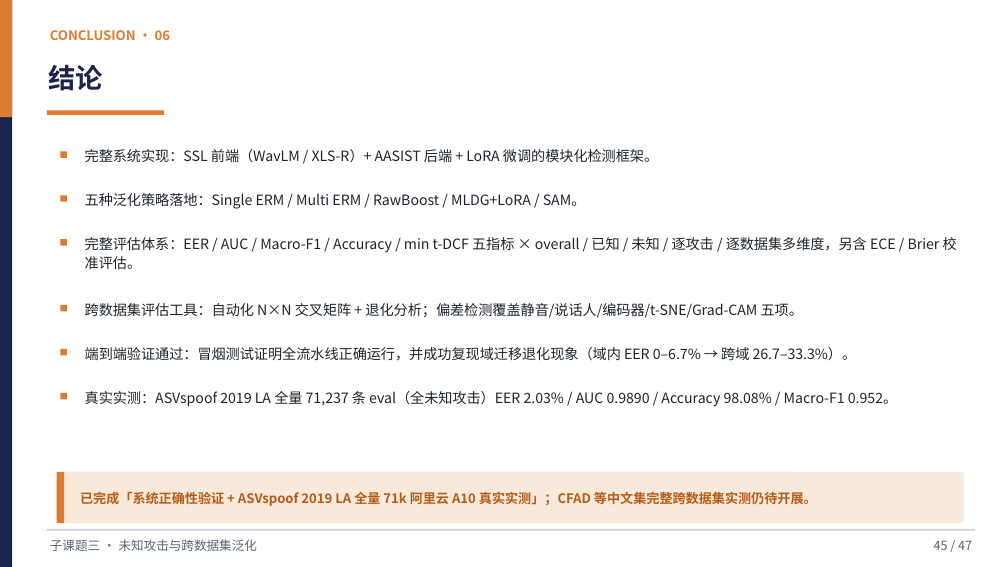
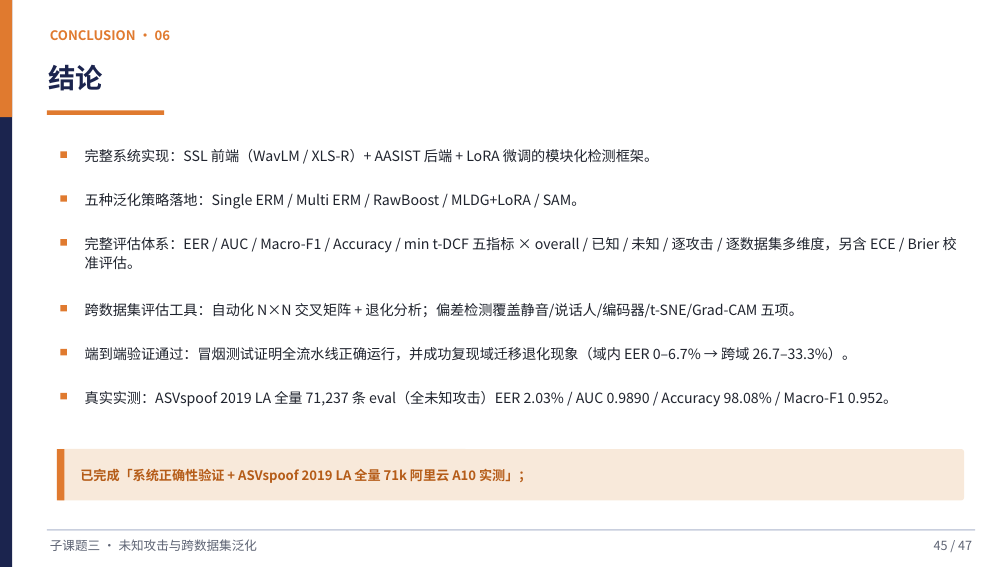
Before and after one commit to Yihuai-Zhang/learngit, a slide deck: slide 44 of 子课题三答辩-未知攻击与跨数据集泛化.pptx (slide 45 before the commit). Drawn at 1008x567 pixels with LibreOffice and Linux fonts; fonts in the diff are those of the drawing. Boxes give left, top, right and bottom in pixels: in the first picture for what was removed or moved away, otherwise in the second. Text is boxed around its words. In the diff, an @@ line names an element or a change of style, - is before the commit and + after.

```diff
--- a/子课题三答辩-未知攻击与跨数据集泛化.pptx
+++ b/子课题三答辩-未知攻击与跨数据集泛化.pptx
@@ rounded rectangle: place and size @@
-rounded rectangle at [57, 472, 964, 523]
+rounded rectangle at [57, 449, 964, 501]
@@ rectangle: place and size @@
-rectangle at [57, 472, 64, 523]
+rectangle at [57, 449, 64, 501]
@@ text at [80, 469, 531, 483]: text changed @@
-已完成「系统正确性验证 + ASVspoof 2019 LA 全量 71k 阿里云 A10 真实实测」；CFAD 等中文集完整跨数据集实测仍待开展。
+已完成「系统正确性验证 + ASVspoof 2019 LA 全量 71k 阿里云 A10 实测」；
```
Also in this commit, not shown: 30 other slides changed, 1 slide added, 3 slides removed, 2 other files.
